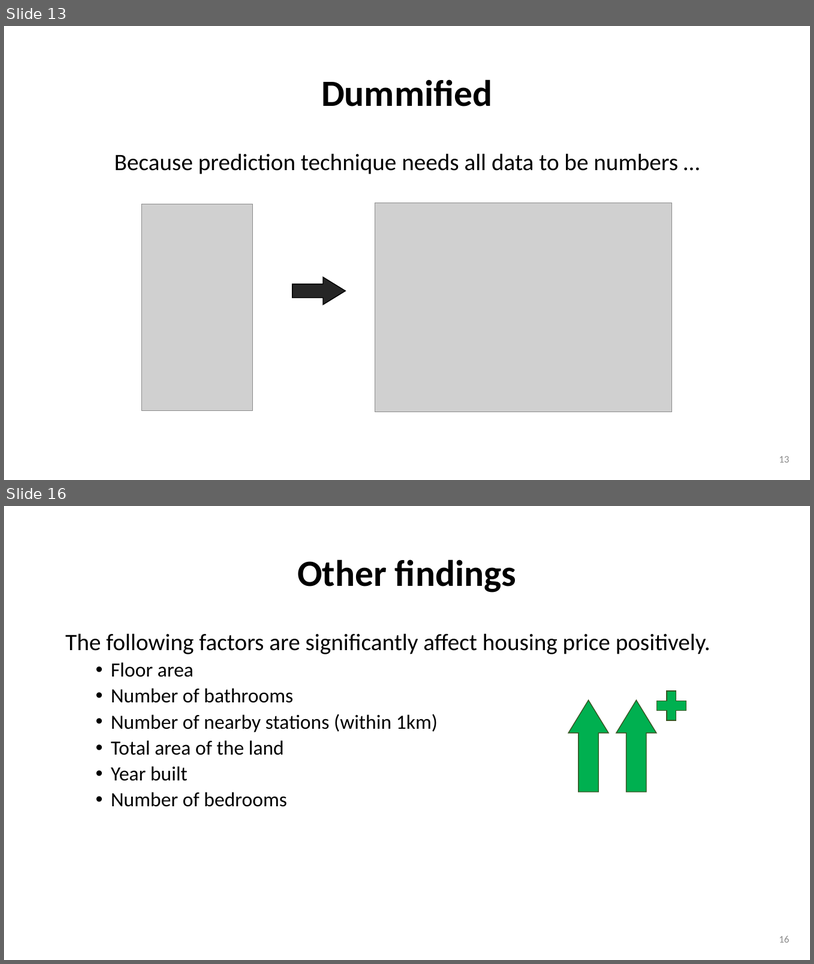
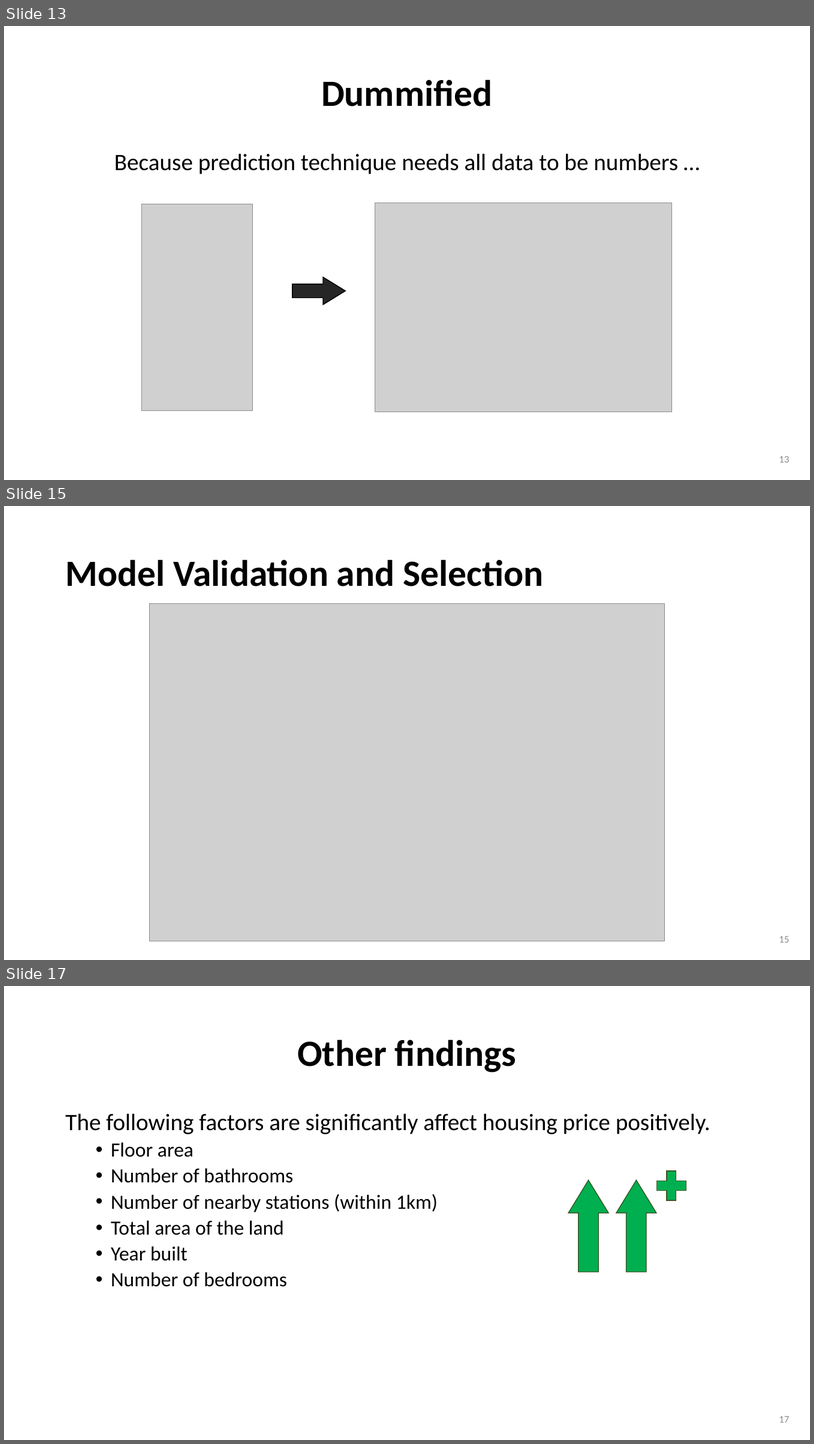
Before and after one commit to wtwwitt/project_2_bangkok_housing_price, a slide deck: presentation/Bangkok Housing Price Prediction for buyers and sellers.pptx. Shown one above the other, each under a label of ours: slides 13 and 16 before the commit, slides 13, 15 and 17 after it; the slides between them are not shown. The pictures are 814x964 and 814x1444 pixels, drawn with LibreOffice and Linux fonts; fonts in the diff are those of the drawing; grey boxes stand for pictures. Boxes give left, top, right and bottom in pixels: in the first picture for what was removed or moved away, otherwise in the second. Text is boxed around its words. In the diff, an @@ line names an element or a change of style, - is before the commit and + after.

```diff
--- a/presentation/Bangkok Housing Price Prediction for buyers and sellers.pptx
+++ b/presentation/Bangkok Housing Price Prediction for buyers and sellers.pptx
@@ slide 15 added at (x1=4, y1=506, x2=810, y2=960), background #FFFFFF @@
@@ title added at (x1=65, y1=559, x2=543, y2=586), 44 pt, text #000000, bold @@
+Model Validation and Selection
@@ picture added at (x1=150, y1=603, x2=665, y2=940) @@
@@ page number added at (x1=779, y1=936, x2=789, y2=942), 12 pt, text #8C8C8C @@
+15
@@ what was slide 16 is now slide 17 @@
@@ page number at (x1=779, y1=1416, x2=789, y2=1422): text changed @@
-16
+17
```
Also in this commit, not shown: 3 slides changed, 2 other files.
